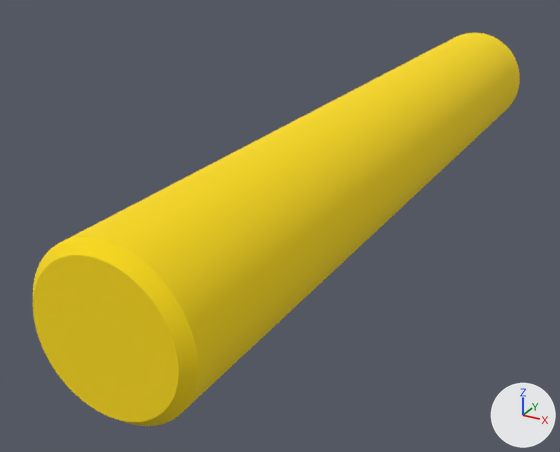
The OBJ model isaacgymenvs/assets/factory/mesh/factory_insertion/factory_round_peg_8mm_tight.obj as it was, and as the next commit left it.
Camera for both pictures: a camera (50 mm lens) standing at (0.0179, -0.0687, 0.0157) and looking at (-0.0038, -0.0292, -0.0041). Lighting does not change. The marker at lower right points along +X, +Y and +Z. The older version comes first. Where no turn or scale is listed for an object, it has been applied to the vertices.

Before the edit, the objects in view are built like this:
```python
mat_0_980392_0_713725_0_003922_0_000000_0_000000 = principled_material('0.980392_0.713725_0.003922_0.000000_0.000000')
mat_0_980392_0_713725_0_003922_0_000000_0_000000.base_color = (0.98, 0.714, 0.00392)  # yellow #fddc0d
mat_0_980392_0_713725_0_003922_0_000000_0_000000.roughness = 1.0
me_mesh0 = bpy.data.meshes.new('mesh0')
me_mesh0.from_pydata(...)  # 145 vertices, 144 faces; spans x -0.0035..0.0035, y -0.05, z -0.0035..0.0035
me_mesh0.materials.append(mat_0_980392_0_713725_0_003922_0_000000_0_000000)  # yellow #fddc0d
me_mesh1 = bpy.data.meshes.new('mesh1')
me_mesh1.from_pydata(...)  # 288 vertices, 288 faces; spans x -0.004..0.004, y -0.05..-0.0495, z -0.004..0.004
me_mesh1.materials.append(mat_0_980392_0_713725_0_003922_0_000000_0_000000)  # yellow #fddc0d
me_mesh2 = bpy.data.meshes.new('mesh2')
me_mesh2.from_pydata(...)  # 288 vertices, 288 faces; spans x -0.004..0.004, y -0.0495..-0.0005, z -0.004..0.004
me_mesh2.materials.append(mat_0_980392_0_713725_0_003922_0_000000_0_000000)  # yellow #fddc0d
ob_mesh0 = bpy.data.objects.new('mesh0', me_mesh0)
ob_mesh0.location = (0.0, 0.0, 0.0)
ob_mesh1 = bpy.data.objects.new('mesh1', me_mesh1)
ob_mesh1.location = (0.0, 0.0, 0.0)
ob_mesh2 = bpy.data.objects.new('mesh2', me_mesh2)
ob_mesh2.location = (0.0, 0.0, 0.0)
```
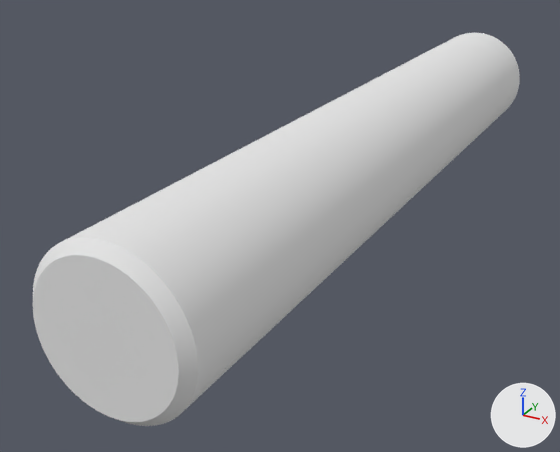
Edits to the scene script, one JSON object a line:
```json
{"op": "set", "path": "mat_0_980392_0_713725_0_003922_0_000000_0_000000.base_color", "old": "(0.98, 0.714, 0.00392)", "new": "(0.8, 0.8, 0.8)", "note": "yellow #fddc0d -> white #e7e7e7"}
```

Pixel boxes (x1, y1, x2, y2) of what changed, in the pictures (560 x 452 px):
```json
{"object": "mesh2", "change": "recoloured", "before": [64, 33, 520, 409], "after": [64, 33, 520, 409], "on screen": "yellow to white"}
{"object": "mesh0", "change": "recoloured", "before": [33, 255, 179, 422], "after": [33, 255, 179, 422], "on screen": "yellow to white"}
{"object": "mesh1", "change": "recoloured", "before": [33, 237, 198, 426], "after": [33, 237, 198, 426], "on screen": "yellow to white"}
```
